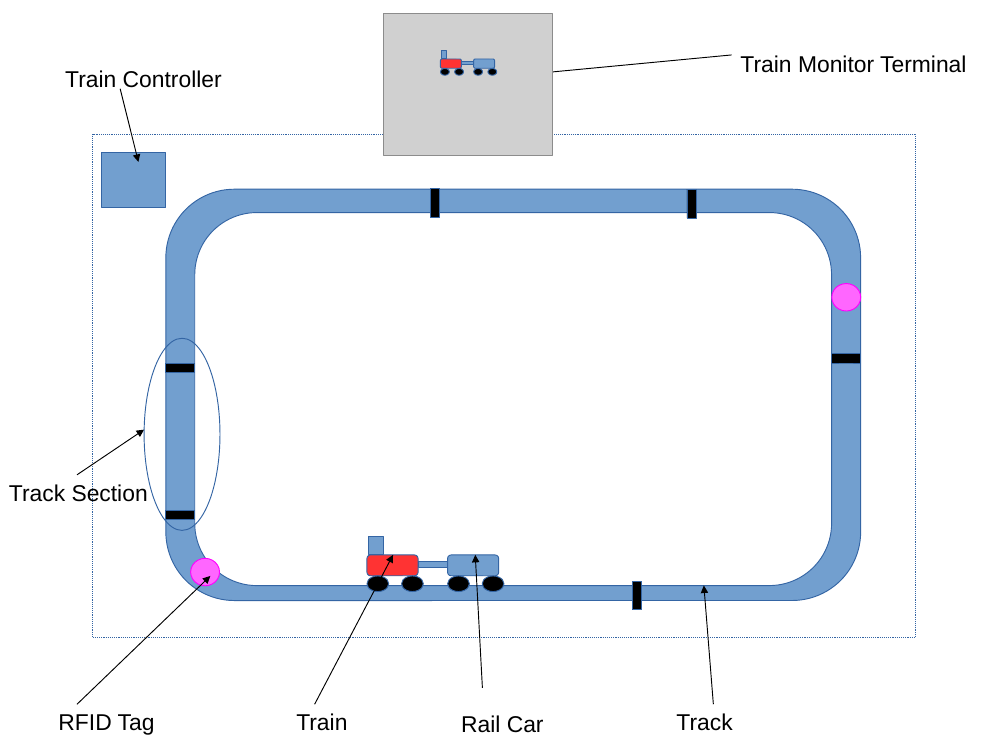
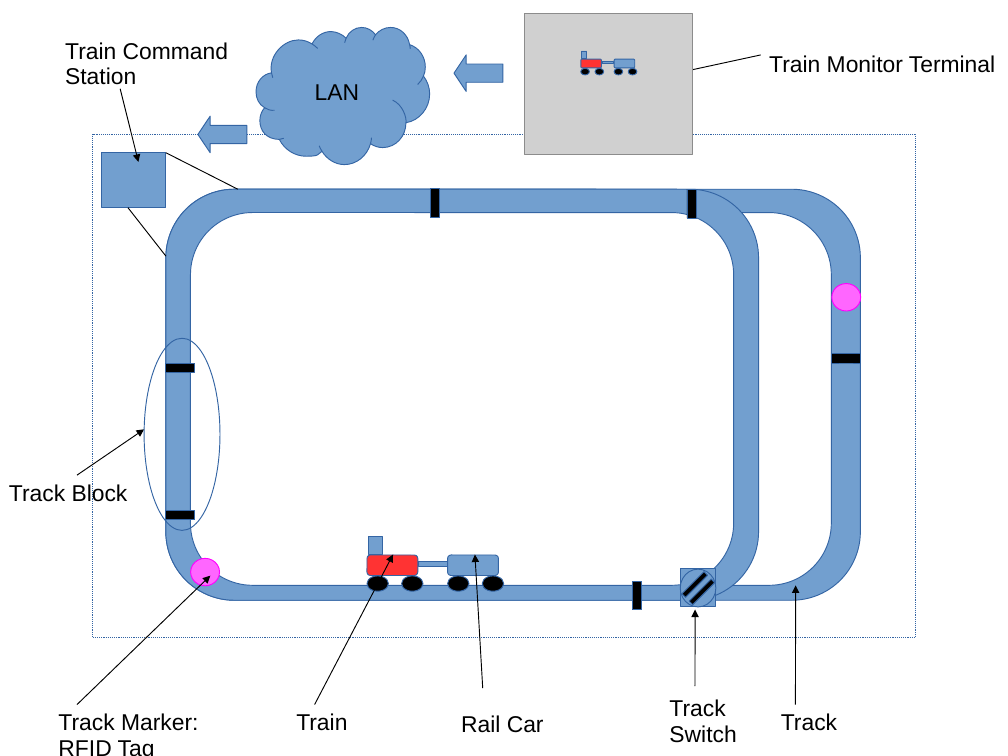
Before and after one commit to Rmadyun/CPE656TL, a slide deck: slide 1 of documentation/diagrams/Positive Train Control Test Bed Diagram.ppt. Drawn at 1008x756 pixels with LibreOffice and Linux fonts; fonts in the diff are those of the drawing; grey boxes stand for pictures. Boxes give left, top, right and bottom in pixels: in the first picture for what was removed or moved away, otherwise in the second. Text is boxed around its words. In the diff, an @@ line names an element or a change of style, - is before the commit and + after.

```diff
--- a/documentation/diagrams/Positive Train Control Test Bed Diagram.ppt
+++ b/documentation/diagrams/Positive Train Control Test Bed Diagram.ppt
@@ freeform shape added at bbox=[256, 27, 430, 165], fill #729FCF, outline #3465A4 0.74 pt, 18 pt, text #000000 @@
+LAN
@@ text at bbox=[65, 42, 228, 90]: text changed @@
-Train Controller
+Train Command
+Station
@@ left arrow added at bbox=[455, 55, 503, 91], fill #729FCF, outline #3465A4 0.74 pt @@
@@ 2 rounded rectangles, 2 rectangles, 1 picture: place and size @@
-2 rounded rectangles, 2 rectangles, 1 picture at bbox=[384, 13, 552, 155]
+2 rounded rectangles, 2 rectangles, 1 picture at bbox=[524, 13, 692, 155]
@@ arrow moved from (732, 55) - (540, 73) to (761, 55) - (677, 73) @@
@@ text "Train Monitor Terminal": place and size @@
-text "Train Monitor Terminal" at bbox=[740, 55, 966, 73]
+text "Train Monitor Terminal" at bbox=[769, 55, 995, 73]
@@ ellipse: place and size @@
-ellipse at bbox=[488, 69, 498, 75]
+ellipse at bbox=[581, 69, 589, 75]
@@ ellipse: place and size @@
-ellipse at bbox=[474, 69, 483, 75]
+ellipse at bbox=[595, 69, 604, 75]
@@ ellipse: place and size @@
-ellipse at bbox=[455, 69, 464, 75]
+ellipse at bbox=[615, 69, 623, 75]
@@ ellipse: place and size @@
-ellipse at bbox=[441, 69, 450, 75]
+ellipse at bbox=[628, 69, 637, 75]
@@ left arrow added at bbox=[198, 116, 246, 153], fill #729FCF, outline #3465A4 0.74 pt @@
@@ line added from (166, 153) to (238, 189), #000000 0.74 pt @@
@@ line added from (128, 208) to (166, 256), #000000 0.74 pt @@
@@ rounded rectangle added at bbox=[166, 189, 758, 600], fill #729FCF, outline #3465A4 0.74 pt @@
@@ rounded rectangle added at bbox=[190, 212, 734, 585], fill #FFFFFF, outline #3465A4 0.74 pt @@
@@ text at bbox=[9, 483, 128, 506]: text changed @@
-Track Section
+Track Block
@@ group added at bbox=[681, 569, 716, 606]: 3 rectangles, 1 ellipse @@
@@ arrow added from (796, 704) to (796, 585), #000000 0.74 pt @@
@@ arrow moved from (713, 704) - (704, 585) to (695, 686) - (695, 609) @@
@@ text at bbox=[58, 713, 198, 731]: paragraph added @@
+Track Marker:
@@ text added at bbox=[669, 699, 736, 743], 18 pt, text #000000 @@
+Track
+Switch
@@ text "Track": place and size @@
-text "Track" at bbox=[676, 713, 732, 731]
+text "Track" at bbox=[781, 713, 837, 731]
```
Also in this commit, not shown: 2 slides added, 15 other files.
